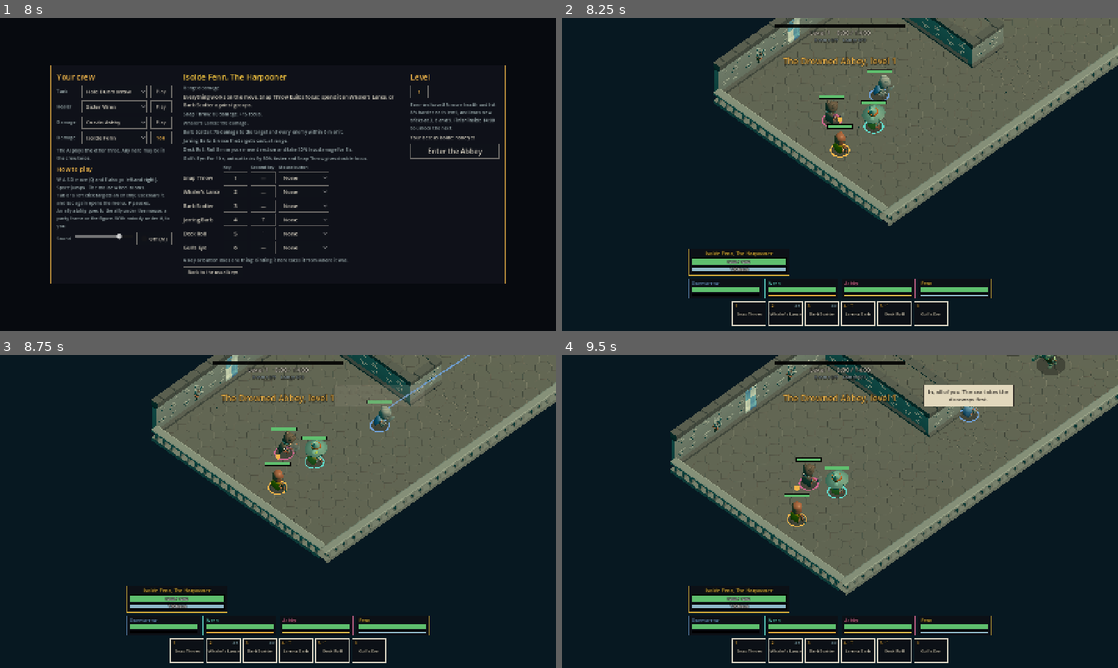
Above: before the commit, frames 1-4 (two rows, left to right).
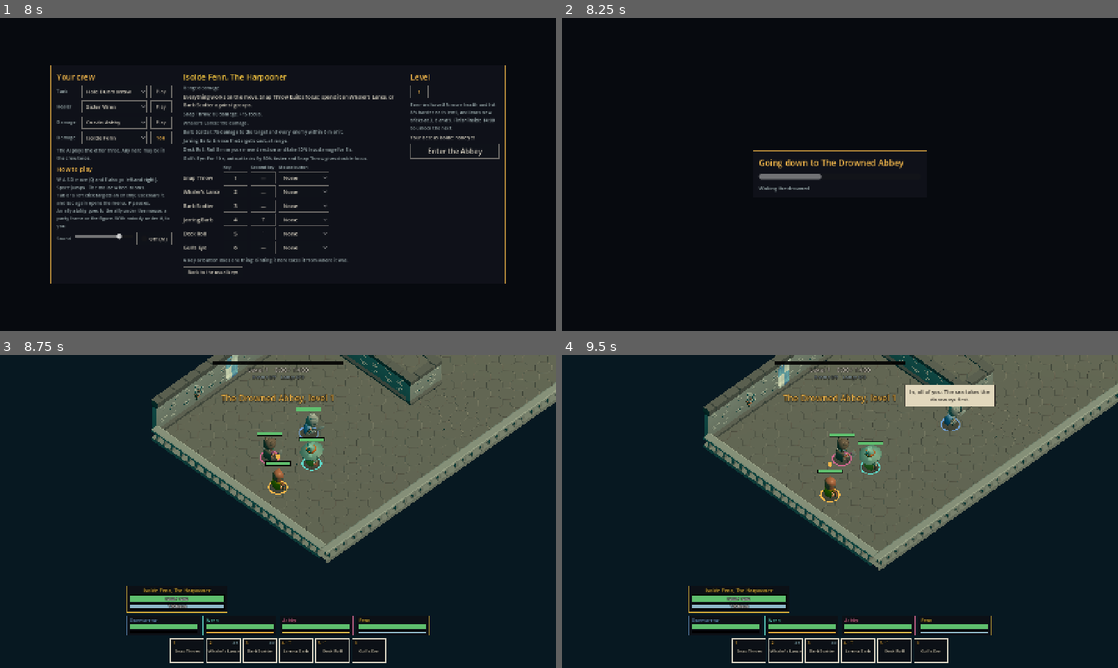
Above: after the commit, the same moments.

Repository: mhhussain/healer-brain
Game: Godot game, scene res://scenes/app.tscn
Same seed, same stepped clock (60 frames per second), same inputs: the game is played once before the commit and once after it.
Inputs (mouse positions are in pixels of both pictures, inside the frame that each line leads up to):
- Up to frame 1 (8 s): click "Begin" at 0.5 s; click "Go down" at 1.25 s; click "Play" at 2 s; click "Play" at 2.75 s; click "Play" at 3.5 s; click "Play" at 4.25 s; click "Play" at 5 s; click "Play" at 5.75 s; click "Play" at 6.5 s; click "Play" at 7.25 s
- Up to frame 2 (8.25 s): click "Enter the Abbey" at 8 s
- Up to frame 3 (8.75 s): no input
- Up to frame 4 (9.5 s): tap Enter at 8.75 s; drag from (739, 599) to (895, 442) at 8.77 s

Frame 1 is identical in both runs. In frame 2, 33% of the frame differs, in the area x 22-100%, y 0-99%; in frame 3, 2.2%; in frame 4, 13%.

Commit message:
Show a loading card while a run is made ready, and warm it up behind the card
Starting a run froze the game while the figures and room pieces were read,
and again about a second in, when the first enemy came into view and the
engine built a shader for it.

- The app shows a card with a bar, reads the figures and pieces one a
  frame, then builds the run and holds it still for a few frames with one
  of every figure and piece that can appear standing before the camera.
- Figures are read once and kept, so the Brinelings Velisse wakes do not
  stall the fight either.
- Unseen figures are paused through AnimationPlayer.active.

Co-Authored-By: Claude <noreply@anthropic.com>
Claude-Session: https://claude.ai/code/session_018XmJA8TJLxpNjPevhytY25

Diff:
--- a/game/scripts/app.gd
+++ b/game/scripts/app.gd
@@ -11,14 +11,21 @@
 
 var save: SaveData
 var run: Run
-## "title", "opening", "setup", "run", "paused" or "summary".
+## "title", "opening", "setup", "loading", "run", "paused" or "summary".
 var state := "title"
 var screen: Control
 ## The narrator: the opening and the ending.
 var narrator: Voice
 
+## Frames the new run is drawn under the loading card before it starts.
+var warm_frames := 8
+
 var _layer: CanvasLayer
 var _told_opening := false
+# counts the runs asked for, so a start that was overtaken by another gives up
+var _starting := 0
+# room pieces read ahead of the run, held so they are not read again
+var _kept: Array[Resource] = []
 
 
 func _ready() -> void:
@@ -87,13 +94,17 @@
 
 
 func _end_run() -> void:
+	# a run still being made ready is called off
+	_starting += 1
 	get_tree().paused = false
 	if run and is_instance_valid(run):
 		run.queue_free()
 	run = null
 
 
-## Starts a run with the crew and level in the save.
+## Starts a run with the crew and level in the save. Making one ready takes a moment (longer
+## in a browser), so a card with a bar is shown meanwhile; wait on this call to know when the
+## run has begun.
 func start_run() -> void:
 	_end_run()
 	narrator.hush()
@@ -101,13 +112,60 @@
 	Run.party.assign(save.party)
 	Run.player_slot = save.slot
 	Run.chosen_level = save.level
+	var level := Levels.by_name(Run.place)
+	_show(Screens.loading(level.name), "loading")
+	_starting += 1
+	var mine := _starting
+	var bar := screen.find_child("Bar", true, false) as ProgressBar
+	var step := screen.find_child("Step", true, false) as Label
+	# the card has to be drawn before the work that would freeze it
+	await _frames(2)
+
+	# read the figures and the room pieces one a frame, so the bar can move
+	var cast := Figures.cast_of(Run.party, level)
+	var files := LevelBuilder.piece_files()
+	var total := float(cast.size() + files.size() + 2)
+	step.text = "Waking the drowned"
+	for i in cast.size():
+		Figures.scene_for(cast[i])
+		bar.value = (i + 1) / total
+		await _frames(1)
+		if mine != _starting or not is_inside_tree():
+			return
+	step.text = "Laying the stones"
+	for i in files.size():
+		_kept.append(load(files[i]))
+		bar.value = (cast.size() + i + 1) / total
+		await _frames(1)
+		if mine != _starting or not is_inside_tree():
+			return
+
+	# build the run under the card and hold it still for a few frames, with one of everything
+	# that can appear in it in front of the camera: the first time a kind of thing is drawn the
+	# engine builds its shader, and that stall belongs here, not in the first fight
+	step.text = "Lighting the lamps"
 	run = load(RUN).instantiate()
 	run.process_mode = Node.PROCESS_MODE_PAUSABLE
 	add_child(run)
 	move_child(run, 0)
 	run.finished.connect(_on_finished)
 	run.pause_requested.connect(pause)
+	get_tree().paused = true
+	bar.value = (total - 1.0) / total
+	var warmers := run.warm_up(cast)
+	await _frames(warm_frames)
+	for node in warmers:
+		if is_instance_valid(node):
+			node.queue_free()
+	if mine != _starting or not is_inside_tree():
+		return
+	get_tree().paused = false
 	_show(null, "run")
+
+
+func _frames(count: int) -> void:
+	for i in count:
+		await get_tree().process_frame
 
 
 func pause() -> void:
--- a/game/scripts/figures.gd
+++ b/game/scripts/figures.gd
@@ -34,9 +34,57 @@
 const CLIPS := ["idle", "run", "attack", "cast", "hit", "fall"]
 
 
+# figures already read from disk, so that a unit appearing mid-fight does not stall the game
+static var _loaded := {}
+
+
 ## The figure for that hero or enemy, or null if it has none yet.
 static func scene_for(def_id: String) -> PackedScene:
-	var path: String = FOLDER + FILES.get(def_id, def_id) + ".glb"
-	if not ResourceLoader.exists(path):
-		return null
-	return load(path) as PackedScene
+	if not _loaded.has(def_id):
+		var path: String = FOLDER + FILES.get(def_id, def_id) + ".glb"
+		_loaded[def_id] = load(path) as PackedScene if ResourceLoader.exists(path) else null
+	return _loaded[def_id]
+
+
+## A new figure for that hero or enemy, or null if it has none yet.
+static func make(def_id: String) -> Node3D:
+	var scene := scene_for(def_id)
+	return scene.instantiate() as Node3D if scene else null
+
+
+## Gives a figure copies of its materials that are its alone, so a hit can flash it without
+## flashing every figure of its kind, and returns them. The glow is always on (at nothing), so
+## that a flash does not make the engine build a new shader in the middle of a fight.
+static func own_materials(figure: Node3D) -> Array[StandardMaterial3D]:
+	var mine: Array[StandardMaterial3D] = []
+	var copies := {}
+	for node in figure.find_children("*", "MeshInstance3D", true, false):
+		var part := node as MeshInstance3D
+		for i in part.mesh.get_surface_count():
+			var mat := part.mesh.surface_get_material(i) as StandardMaterial3D
+			if mat == null:
+				continue
+			if not copies.has(mat):
+				var copy: StandardMaterial3D = mat.duplicate()
+				copy.emission_enabled = true
+				copy.emission = Color.BLACK
+				copies[mat] = copy
+				mine.append(copy)
+			part.set_surface_override_material(i, copies[mat])
+	return mine
+
+
+## Everyone who can appear in a run of that place with that party: the ids to have ready.
+static func cast_of(party: Array, level: LevelDef) -> Array[String]:
+	var ids: Array[String] = []
+	for id: String in party:
+		if id not in ids:
+			ids.append(id)
+	for pack in level.packs:
+		for id: String in pack.enemies:
+			if id not in ids:
+				ids.append(id)
+	# Sister Velisse wakes her ward mid-fight
+	if "velisse" in ids:
+		ids.append("hatchling")
+	return ids
--- a/game/scripts/level_builder.gd
+++ b/game/scripts/level_builder.gd
@@ -16,6 +16,10 @@
 const EYE := Vector3(0, 1.3, 0)
 const KNEE := Vector3(0, 0.5, 0)
 const WALLS := 1
+
+# every room piece the builder may ask for
+const PIECES := ["floor_tile_large", "wall", "barrier", "pillar", "box_large", "torch_mounted",
+	"banner_patternA_blue", "banner_shield_white", "banner_patternB_green"]
 
 ## Draw the place with the room pieces. Off, it is the grey boxes with a metre grid.
 @export var dressed := true
@@ -108,6 +112,34 @@
 
 
 # ---------- dressing the place with the room pieces
+
+## The files the room pieces are in, for whoever wants them read before the level is built.
+static func piece_files() -> Array[String]:
+	var files: Array[String] = [KIT + "dungeon_texture.png"]
+	for piece: String in PIECES:
+		files.append(KIT + piece + ".glb")
+	return files.filter(func(path: String) -> bool: return ResourceLoader.exists(path))
+
+
+## One of each room piece, drawn singly at that spot, to be freed a few frames later. See
+## Run.warm_up: a piece drawn alone and the same piece drawn in hundreds are two shaders.
+func warm_up(at: Vector3) -> Array[Node]:
+	var made: Array[Node] = []
+	for name: String in PIECES:
+		var piece := _piece(name)
+		if piece.is_empty():
+			continue
+		var one := MeshInstance3D.new()
+		one.mesh = piece.mesh
+		one.material_override = _kit_mat
+		one.scale = Vector3.ONE * 0.01
+		add_child(one)
+		one.global_position = at
+		made.append(one)
+		_copies(piece, [Transform3D(Basis.from_scale(Vector3.ONE * 0.01), at)])
+		made.append(get_child(get_child_count() - 1))
+	return made
+
 
 # A room piece by name: its mesh, how big it is, and its lowest corner. Empty if there is none.
 func _piece(piece: String) -> Dictionary:
@@ -211,7 +243,7 @@
 func _hang(r: Rect2, tall: float) -> void:
 	var torch := _piece("torch_mounted")
 	var banners: Array[Dictionary] = []
-	for b in ["banner_patternA_blue", "banner_shield_white", "banner_patternB_green"]:
+	for b: String in PIECES.filter(func(piece: String) -> bool: return piece.begins_with("banner")):
 		if not _piece(b).is_empty():
 			banners.append(_piece(b))
 	var n := int(r.size.x / torch_every)
--- a/game/scripts/run.gd
+++ b/game/scripts/run.gd
@@ -47,6 +47,7 @@
 var _told := false
 
 var _units := {}  # combatant id -> Unit
+var _warm_mats: Array[StandardMaterial3D] = []
 
 # loaded when first needed: the scene's own script refers back to this one
 const UNIT := "res://scenes/unit.tscn"
@@ -148,6 +149,32 @@
 	u.add_child(driver)
 	u.place(c.pos)
 	return u
+
+
+## Stands one of every figure and room piece that can appear in this run in front of the
+## camera, moving, and returns them to be freed a few frames later. The first time a kind of
+## thing is drawn the engine builds its shader, which stalls the game for a moment: the app
+## does this behind its loading card so that the stall is not in the first fight.
+func warm_up(cast: Array[String]) -> Array[Node]:
+	var made: Array[Node] = []
+	var at := player.global_position if player else Vector3.ZERO
+	for id in cast:
+		var figure := Figures.make(id)
+		if figure == null:
+			continue
+		# kept until the run ends: a material freed in the same breath as the figure wearing it
+		# makes the engine complain
+		_warm_mats.append_array(Figures.own_materials(figure))
+		# its clip plays although the run is held still
+		figure.process_mode = Node.PROCESS_MODE_ALWAYS
+		add_child(figure)
+		figure.global_position = at
+		var clips := figure.find_child("AnimationPlayer", true, false) as AnimationPlayer
+		if clips and clips.has_animation("idle"):
+			clips.play("idle")
+		made.append(figure)
+	made.append_array(level.warm_up(at))
+	return made
 
 
 func unit_of(id: int) -> Unit:
--- a/game/scripts/unit.gd
+++ b/game/scripts/unit.gd
@@ -129,31 +129,15 @@
 
 # Puts the 3D figure for that hero or enemy in place of the capsule, if there is one.
 func _dress(def_id: String) -> void:
-	var scene := Figures.scene_for(def_id)
-	if scene == null:
-		return
-	figure = scene.instantiate()
+	figure = Figures.make(def_id)
+	if figure == null:
+		return
 	# figures face +Z; units face -Z
 	figure.rotation.y = PI
 	visual.add_child(figure)
 	body.visible = false
 	nose.visible = false
-	# its own copies of the materials, so a hit can flash this figure alone. The glow is always
-	# on (at nothing), so that flashing does not make the engine build a new shader mid-fight.
-	var copies := {}
-	for node in figure.find_children("*", "MeshInstance3D", true, false):
-		var part := node as MeshInstance3D
-		for i in part.mesh.get_surface_count():
-			var mat := part.mesh.surface_get_material(i) as StandardMaterial3D
-			if mat == null:
-				continue
-			if not copies.has(mat):
-				var copy: StandardMaterial3D = mat.duplicate()
-				copy.emission_enabled = true
-				copy.emission = Color.BLACK
-				copies[mat] = copy
-				_figure_mats.append(copy)
-			part.set_surface_override_material(i, copies[mat])
+	_figure_mats = Figures.own_materials(figure)
 	_anim = figure.find_child("AnimationPlayer", true, false) as AnimationPlayer
 	if _anim:
 		# a cast is held for as long as it lasts, whatever the file says
@@ -218,7 +202,7 @@
 	var seen := _in_view()
 	if seen != _seen:
 		_seen = seen
-		_anim.process_mode = Node.PROCESS_MODE_INHERIT if seen else Node.PROCESS_MODE_DISABLED
+		_anim.active = seen
 		if seen and _clip == "fall":
 			# it fell while nobody was looking: it is found lying, not falling
 			_anim.advance(10.0)
--- a/game/tests/test_art.gd
+++ b/game/tests/test_art.gd
@@ -140,3 +140,24 @@
 	plain.build(Levels.sandbox())
 	assert_eq(plain.find_children("*", "MultiMeshInstance3D", true, false).size(), 0)
 	assert_gt(plain.find_children("*", "MeshInstance3D", true, false).size(), 10)
+
+
+# ---------- getting a run ready
+
+func test_the_cast_of_a_run_is_the_party_its_enemies_and_the_ward():
+	var cast := Figures.cast_of(["warden", "mender", "duelist", "duelist"], Levels.abbey())
+	assert_eq(cast.count("duelist"), 1, "each kind once")
+	for id: String in ["warden", "brute", "overseer", "sulmar", "hatchling"]:
+		assert_has(cast, id)
+	assert_does_not_have(Figures.cast_of(["warden"], Levels.sandbox()), "hatchling", "nobody wakes a ward in the sandbox")
+
+
+func test_warming_up_stands_one_of_everything_before_the_camera():
+	var cast := Figures.cast_of(Run.party, main.level.def)
+	var made := main.warm_up(cast)
+	assert_gt(made.size(), cast.size() + LevelBuilder.PIECES.size(), "every figure, and every piece singly and in a batch")
+	for node in made:
+		assert_true(node.is_inside_tree())
+		node.queue_free()
+	await wait_frames(2)
+	assert_eq(main.find_children("*", "AnimationPlayer", true, false).size(), main.all_units().size(), "and they are gone again")
--- a/game/tests/test_ui.gd
+++ b/game/tests/test_ui.gd
@@ -259,7 +259,14 @@
 	app.save.party.assign(["warden", "mender", "duelist", "pyromancer"])
 	app.save.slot = 3
 	app.start_run()
+	assert_eq(app.state, "loading", "a card with a bar while the run is made ready")
+	assert_not_null(app.screen.find_child("Bar", true, false))
+	await wait_until(func() -> bool: return app.state == "run", 10.0)
 	assert_eq(app.state, "run")
+	assert_false(get_tree().paused)
+	await wait_frames(2)
+	assert_eq(app.run.find_children("*", "AnimationPlayer", true, false).size(), app.run.all_units().size(),
+		"what was stood before the camera to warm up is gone")
 	assert_eq(app.run.player.c.hero.id, "pyromancer")
 	assert_eq(Run.keys, app.save, "the run reads its keys from the save")
 	await wait_physics_frames(3)
@@ -287,6 +294,7 @@
 	assert_eq(SaveStore.load_save().unlocked, 2, "and it is in the file")
 
 	(app.screen.find_child("Next", true, false) as Button).pressed.emit()
+	await wait_until(func() -> bool: return app.state == "run", 10.0)
 	assert_eq(app.state, "run")
 	assert_eq(app.run.combat.level, 2)
 	assert_false(get_tree().paused)
@@ -303,7 +311,7 @@
 	var app: App = load("res://scenes/app.tscn").instantiate()
 	add_child_autofree(app)
 	Run.autoplay = true
-	app.start_run()
+	await app.start_run()
 	await wait_physics_frames(3)
 	for e in app.run.combat.enemies.duplicate():
 		app.run.combat.damage(app.run.player.c, e, 9999999.0)
--- a/game/tests/tools/screens.gd
+++ b/game/tests/tools/screens.gd
@@ -30,7 +30,7 @@
 	app.show_setup()
 	await _frames(60)
 	_say("setup")
-	app.start_run()
+	await app.start_run()
 	# let the party pull and fight for a while, with the AI playing your hero so something happens
 	app.run.combat.autoplay = true
 	await _frames(330)
--- a/game/ui/screens.gd
+++ b/game/ui/screens.gd
@@ -43,6 +43,25 @@
 	go.name = "Continue"
 	go.size_flags_horizontal = Control.SIZE_SHRINK_BEGIN
 	col.add_child(go)
+	Kit.panel_of(root).add_child(col)
+	return root
+
+
+## The card shown while a run is made ready. Its bar is "Bar" and the line under it "Step".
+static func loading(place: String) -> Control:
+	var root := Kit.screen(1.0)
+	root.name = "Loading"
+	var col := Kit.vbox(14)
+	col.add_child(Kit.label("Going down to " + place, 22, Kit.GOLD))
+	var bar := ProgressBar.new()
+	bar.name = "Bar"
+	bar.custom_minimum_size = Vector2(420, 14)
+	bar.max_value = 1.0
+	bar.show_percentage = false
+	col.add_child(bar)
+	var step := Kit.label("", 13, Kit.GREY)
+	step.name = "Step"
+	col.add_child(step)
 	Kit.panel_of(root).add_child(col)
 	return root
 
